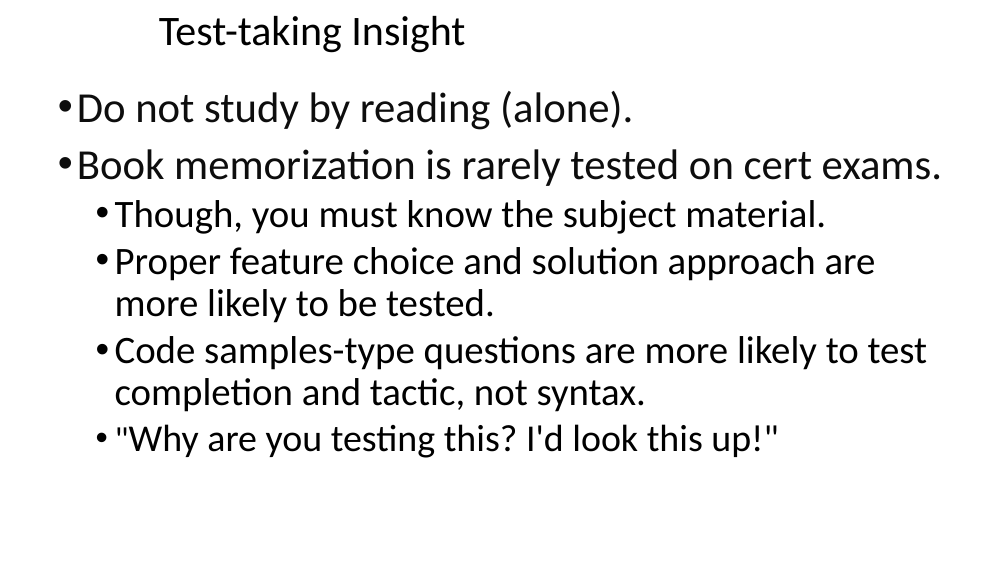
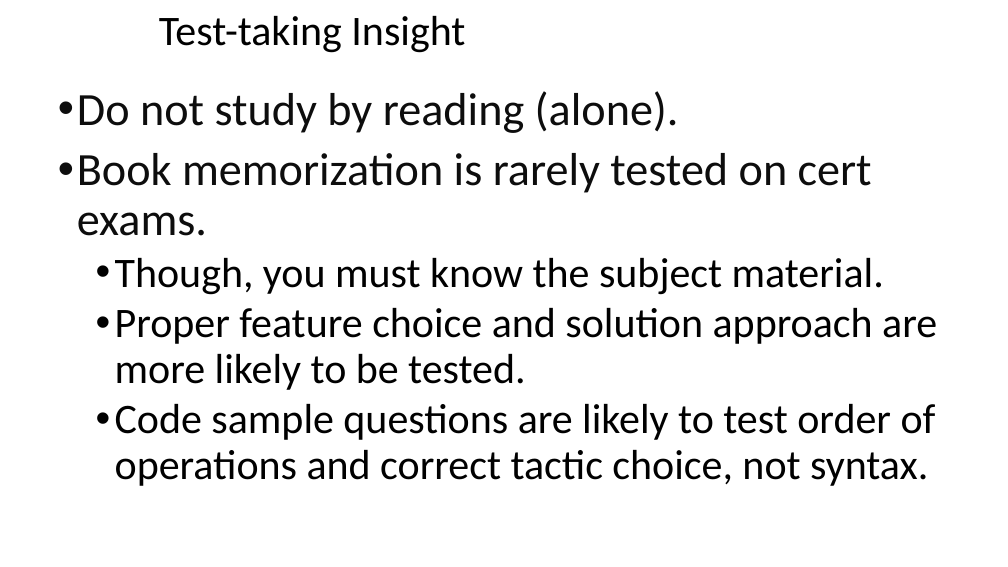
Before and after one commit to williamadba/Public-Presentations, a slide deck: slide 13 of Houston Tech Fest 2018/Think Like a Certification Exam - HTF 2018.pptx (slide 14 before the commit). Drawn at 1008x567 pixels with LibreOffice and Linux fonts; fonts in the diff are those of the drawing; background and template pictures are left out. Boxes give left, top, right and bottom in pixels: in the first picture for what was removed or moved away, otherwise in the second. Text is boxed around its words. In the diff, an @@ line names an element or a change of style, - is before the commit and + after.

```diff
--- a/Houston Tech Fest 2018/Think Like a Certification Exam - HTF 2018.pptx
+++ b/Houston Tech Fest 2018/Think Like a Certification Exam - HTF 2018.pptx
@@ text at [77, 91, 937, 390]: size 40.7 to 44 pt in "Do not study by reading (alone).", "Book memorization is rarely tested on cert ..."; size 37 to 40 pt in "Though, you must know the subject material.", "Proper feature choice and solution approach are ..." @@
@@ text at [115, 404, 936, 486]: text changed; size 37 to 40 pt @@
-  • Code samples-type questions are more likely to test completion and tactic, not syntax.
-  • "Why are you testing this? I'd look this up!"
+  • Code sample questions are likely to test order of operations and correct tactic choice, not syntax.
```
Also in this commit, not shown: 14 other slides changed, 1 slide added, 2 other files.
